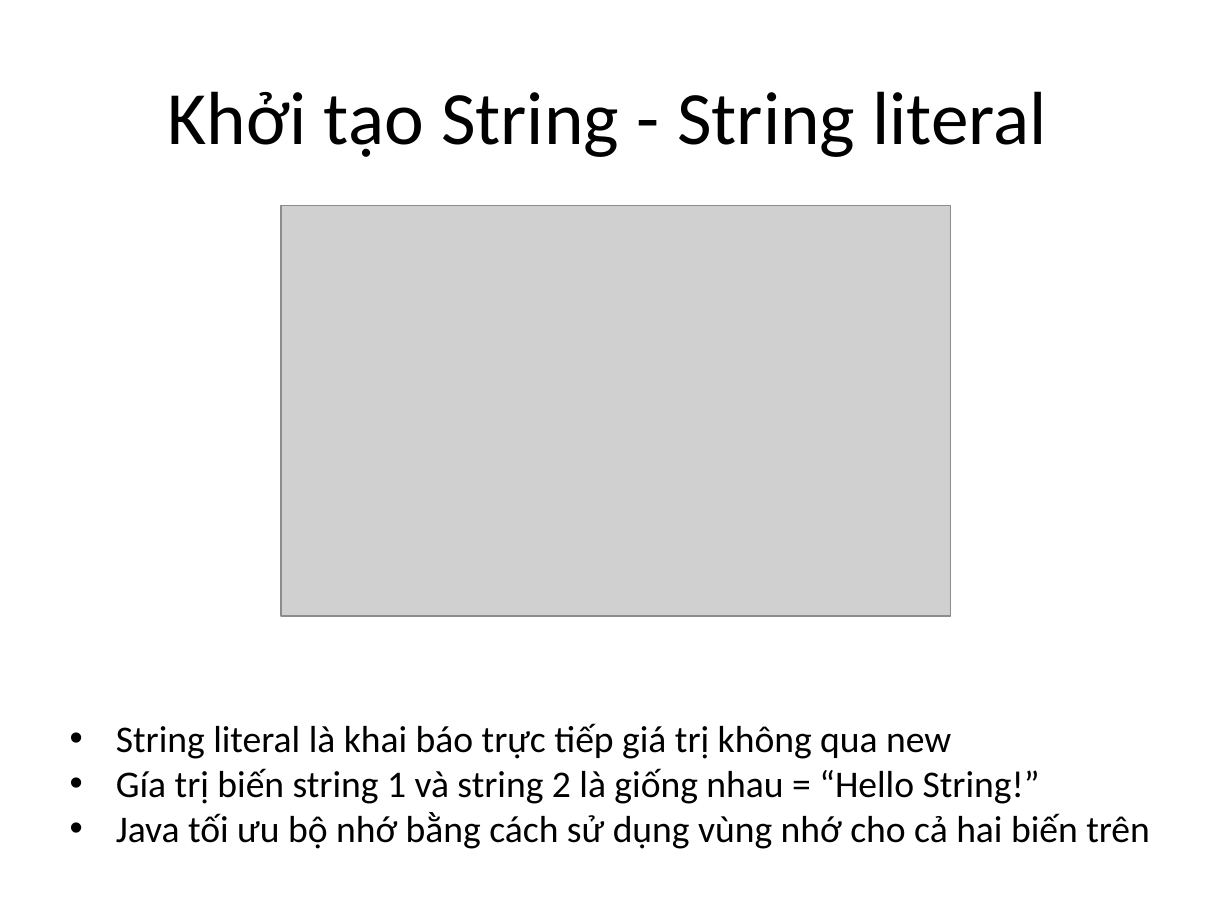
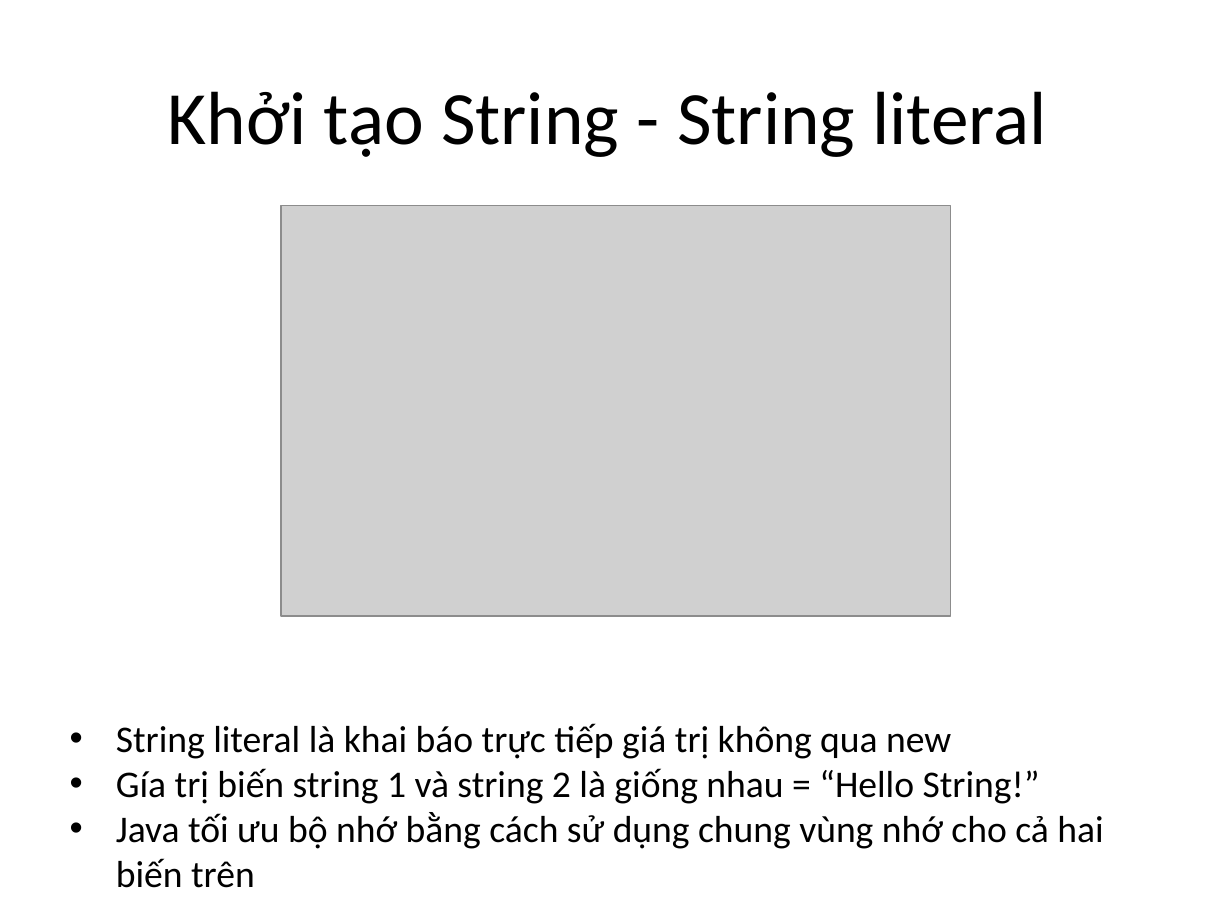
Before and after one commit to phithanh97cs/T3H, a slide deck: slide 8 of 3. Back-end/1. JavaCore/5. String, String Builder, String Buffer.pptx (slide 7 before the commit). Drawn at 1232x924 pixels with LibreOffice and Linux fonts; fonts in the diff are those of the drawing; grey boxes stand for pictures. Boxes give left, top, right and bottom in pixels: in the first picture for what was removed or moved away, otherwise in the second. Text is boxed around its words. In the diff, an @@ line names an element or a change of style, - is before the commit and + after.

```diff
--- a/3. Back-end/1. JavaCore/5. String, String Builder, String Buffer.pptx
+++ b/3. Back-end/1. JavaCore/5. String, String Builder, String Buffer.pptx
@@ text at <box>116,812,1103,888</box>: text changed @@
-• Java tối ưu bộ nhớ bằng cách sử dụng vùng nhớ cho cả hai biến trên
+• Java tối ưu bộ nhớ bằng cách sử dụng chung vùng nhớ cho cả hai biến trên
```
Also in this commit, not shown: 4 other slides changed, 15 slides added.
